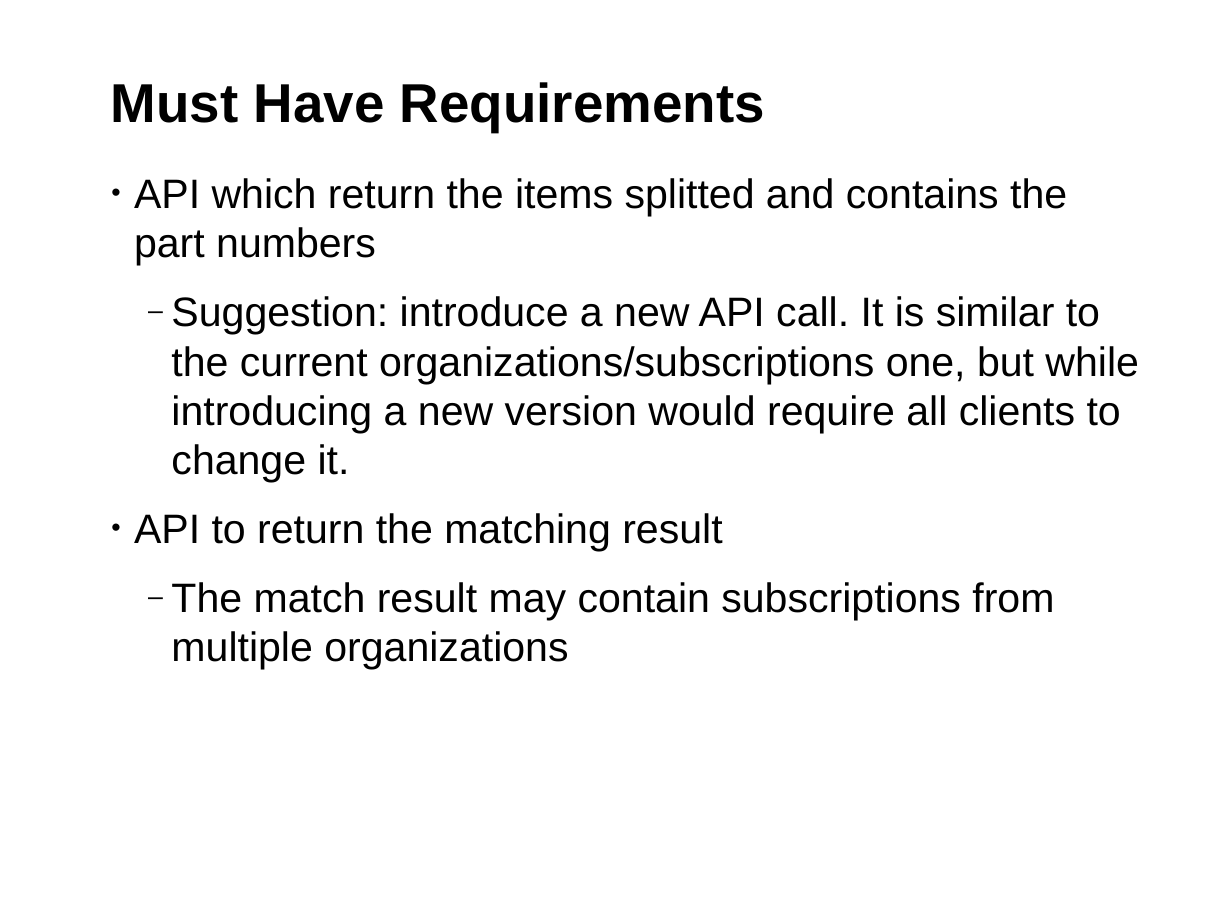
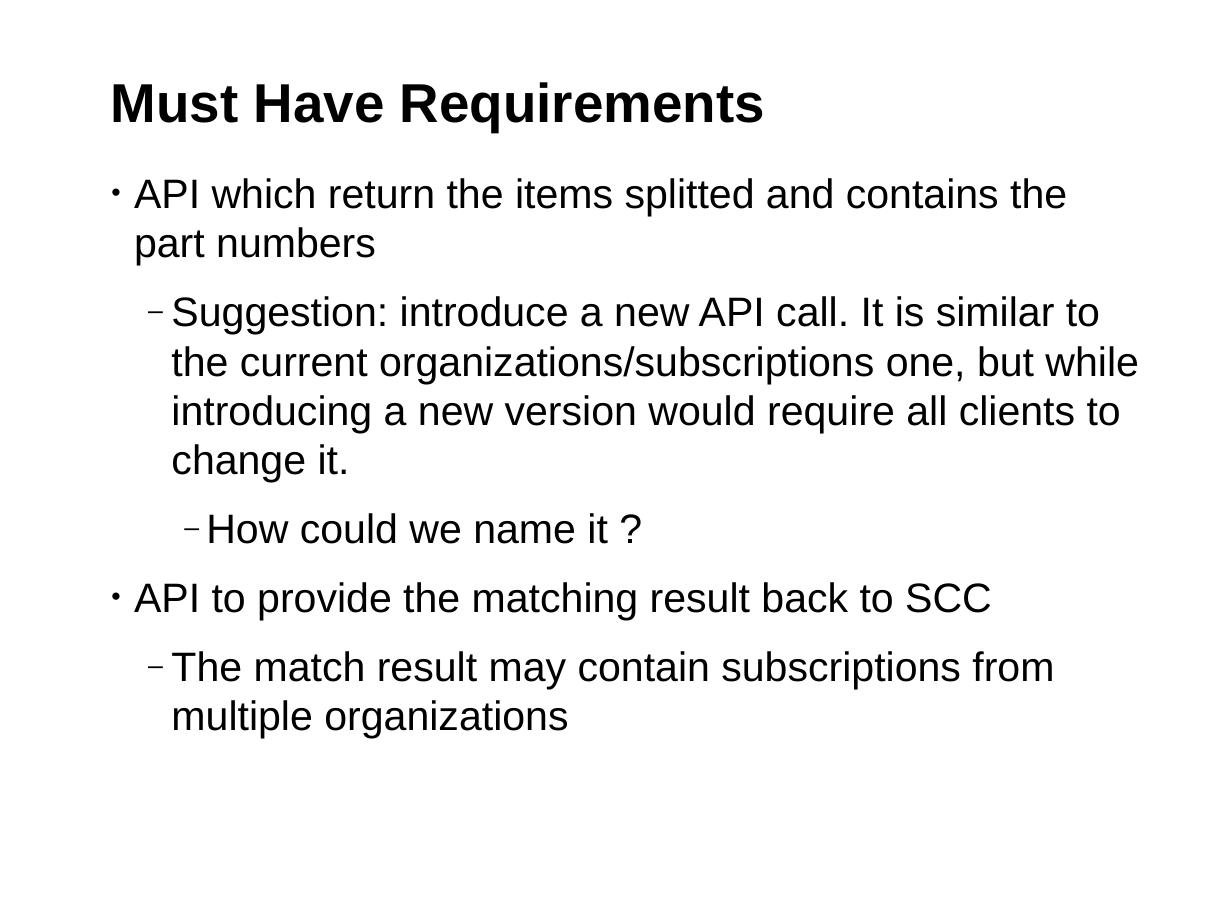
Before and after one commit to hustodemon/subscription-matcher, a slide deck: slide 22 of doc/SubscriptionCounting.odp (slide 20 before the commit). Drawn at 1232x924 pixels with LibreOffice and Linux fonts; fonts in the diff are those of the drawing; background and template pictures are left out. Boxes give left, top, right and bottom in pixels: in the first picture for what was removed or moved away, otherwise in the second. Text is boxed around its words. In the diff, an @@ line names an element or a change of style, - is before the commit and + after.

Commit message:
update

```diff
--- a/doc/SubscriptionCounting.odp
+++ b/doc/SubscriptionCounting.odp
@@ text at <box>134,513,992,620</box>: text changed @@
-• API to return the matching result
+    ‒ How could we name it ?
+• API to provide the matching result back to SCC
```
Also in this commit, not shown: 3 slides added.
